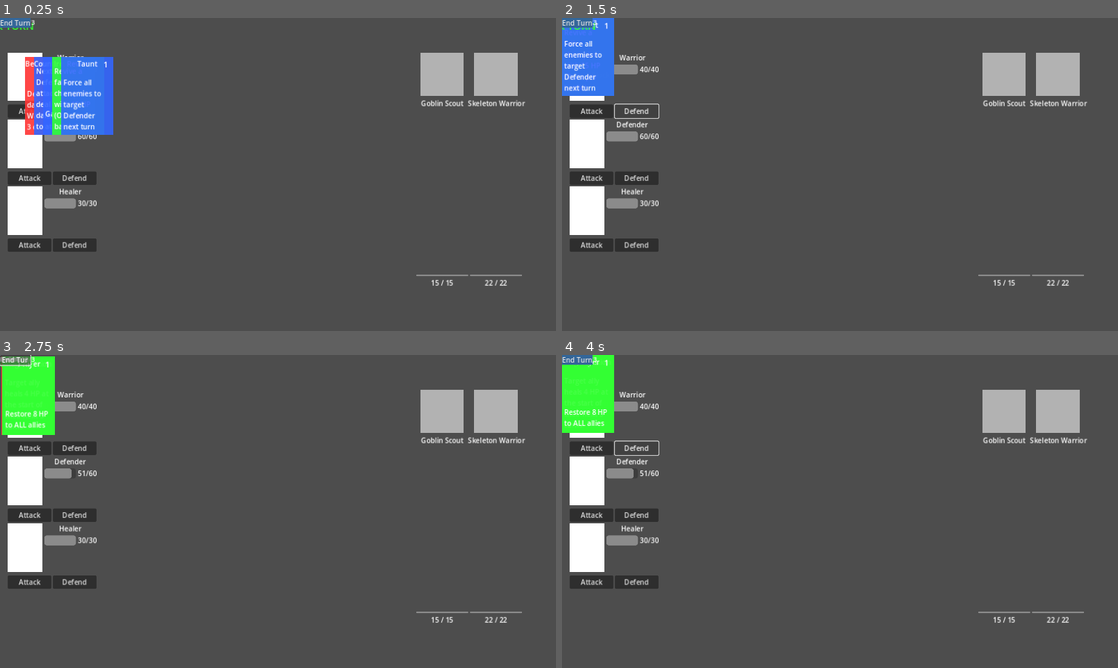
Above: before the commit, frames 1-4 (two rows, left to right).
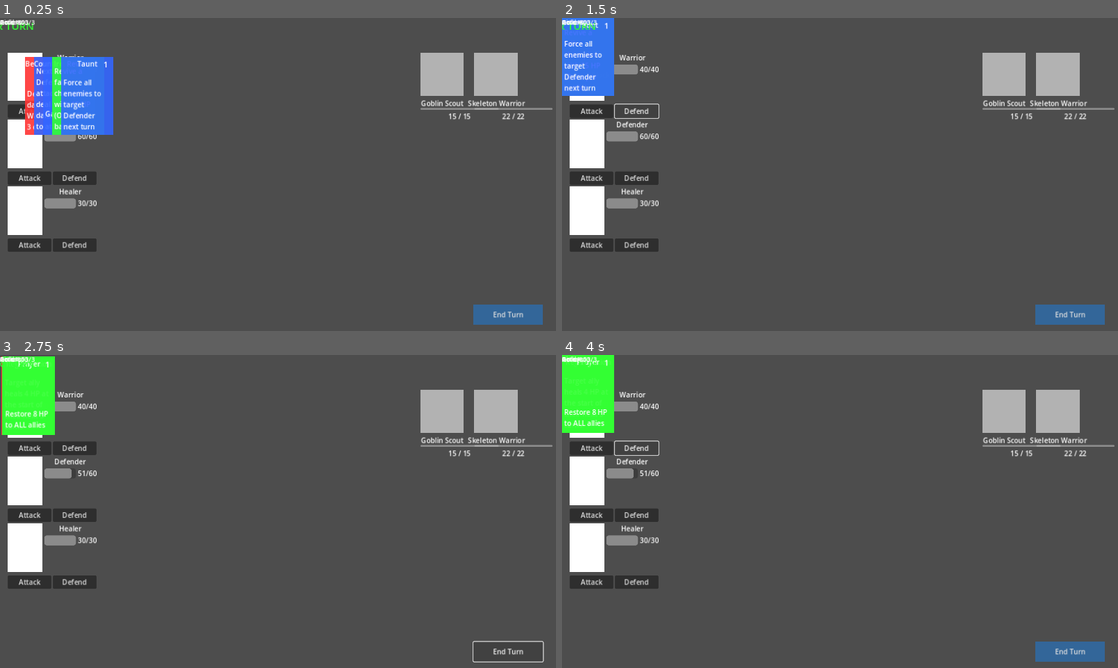
Above: after the commit, the same moments.

Repository: DaveEstey/als-tavern
Game: Godot game, scene res://scenes/battle/battle_scene.tscn
Same seed, same stepped clock (60 frames per second), same inputs: the game is played once before the commit and once after it. This scene is started directly instead of the project's main scene.
Inputs:
- Up to frame 1 (0.25 s): no input
- Up to frame 2 (1.5 s): click "Attack" at 0.5 s; click "Defend" at 1.25 s
- Up to frame 3 (2.75 s): click "End Turn" at 2 s
- Up to frame 4 (4 s): click "Attack" at 2.75 s; click "Defend" at 3.5 s

The runs differ from the first frame. In frame 1, 1.4% of the frame differs, in the area x 0-100%, y 0-98%; in frame 2, 1.4%; in frame 3, 0.8%; in frame 4, 1.4%.

Commit message:
Fix remaining UI layout issues with pixel-based positioning
- Fix card layout: Changed card_ui.tscn to layout_mode = 2 to properly work within HBoxContainer parent
- Fix EndTurnButton: Changed to pixel-based positioning (1090,660) instead of anchors
- Fix enemy HP bars: Changed HealthContainer to pixel positioning (127px from top) directly under enemy sprite and name, instead of anchoring to bottom
- Fix BlockIndicator: Repositioned to 169px to appear below HP bar without overlap

All UI elements now use consistent pixel-based positioning approach that works reliably at runtime.

Diff:
--- a/scenes/battle/battle_scene.tscn
+++ b/scenes/battle/battle_scene.tscn
@@ -141,11 +141,11 @@
 theme_override_font_sizes/font_size = 12
 
 [node name="EndTurnButton" type="Button" parent="."]
-layout_mode = 1
-anchors_left = 0.85
-anchors_top = 0.92
-anchors_right = 0.98
-anchors_bottom = 0.98
+layout_mode = 0
+offset_left = 1090.0
+offset_top = 660.0
+offset_right = 1250.0
+offset_bottom = 705.0
 text = "End Turn"
 theme_override_styles/normal = SubResource("StyleBoxFlat_button")
 
--- a/scenes/ui/card_ui.tscn
+++ b/scenes/ui/card_ui.tscn
@@ -4,10 +4,7 @@
 
 [node name="CardUI" type="Control"]
 custom_minimum_size = Vector2(120, 180)
-layout_mode = 3
-anchors_preset = 0
-offset_right = 120.0
-offset_bottom = 180.0
+layout_mode = 2
 mouse_filter = 0
 script = ExtResource("1_card_ui")
 
--- a/scenes/ui/enemy_display.tscn
+++ b/scenes/ui/enemy_display.tscn
@@ -33,14 +33,11 @@
 horizontal_alignment = 1
 
 [node name="HealthContainer" type="VBoxContainer" parent="."]
-layout_mode = 1
-anchors_preset = 12
-anchor_top = 1.0
-anchor_right = 1.0
-anchor_bottom = 1.0
-offset_top = -50.0
-grow_horizontal = 2
-grow_vertical = 0
+layout_mode = 0
+offset_left = 10.0
+offset_top = 127.0
+offset_right = 190.0
+offset_bottom = 167.0
 
 [node name="HPBar" type="ProgressBar" parent="HealthContainer"]
 layout_mode = 2
@@ -54,12 +51,11 @@
 horizontal_alignment = 1
 
 [node name="BlockIndicator" type="Label" parent="."]
-layout_mode = 1
-anchors_preset = 10
-anchor_right = 1.0
-offset_top = 130.0
-offset_bottom = 145.0
-grow_horizontal = 2
+layout_mode = 0
+offset_left = 10.0
+offset_top = 169.0
+offset_right = 190.0
+offset_bottom = 184.0
 text = "Block: 0"
 horizontal_alignment = 1
 visible = false
